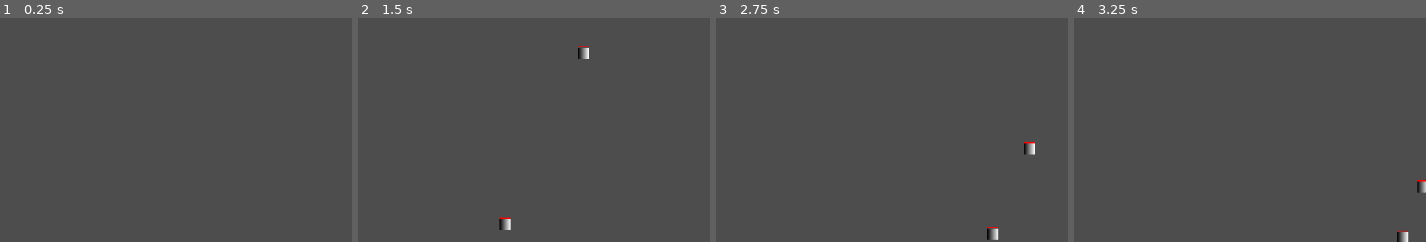
Above: before the commit, frames 1-4 (left to right).
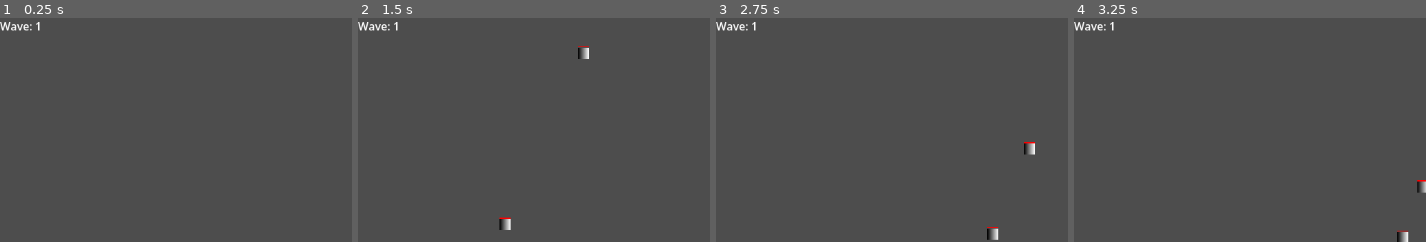
Above: after the commit, the same moments.

Repository: Blulow/majorjam
Game: Godot game, scene res://scenes/game.tscn
Two runs of this game, one before a commit and one after it. Both use one fixed random seed, a clock stepped at 60 frames per second and the inputs below.
Inputs:
- Up to frame 1 (0.25 s): no input
- Up to frame 2 (1.5 s): hold Right (right) from 0.53 s (still down); tap Shift (dash) at 0.6, 1.35 s; tap Up (up) at 0.77 s
- Up to frame 3 (2.75 s): tap Up (up) at 1.52 s; release Right (right) at 2.03 s; hold Left (left) from 2.03 s (still down); tap Shift (dash) at 2.1 s
- Up to frame 4 (3.25 s): release Left (left) at 2.78 s; hold Right (right) from 2.78 s (still down); tap Shift (dash) at 2.85 s; tap Up (up) at 3.02 s
The pictures show only the part of the screen within x 0-50%, y 0-50%; the shares and areas given below are measured in that part.

The runs differ from the first frame. In frame 1, 0.2% of the frame differs, in the area x 0-12%, y 1-6%; in frame 2, 0.2%; in frame 3, 0.2%; in frame 4, 0.2%.

Commit message:
add: wave label

Diff:
--- a/scenes/game.tscn
+++ b/scenes/game.tscn
@@ -10,11 +10,21 @@
 [ext_resource type="Script" uid="uid://ie2sruuvnn2a" path="res://scripts/wave_manager.gd" id="8_gee14"]
 [ext_resource type="Script" uid="uid://evrwgbfuh4eb" path="res://scripts/wave_patterns/wave_pattern.gd" id="9_vtaks"]
 [ext_resource type="Resource" uid="uid://bdlckvp1g8po0" path="res://assets/resources/wave_patterns/wave_1.tres" id="10_kvpfn"]
+[ext_resource type="Script" uid="uid://ddx3257dph5nn" path="res://scripts/game_menu.gd" id="11_kvpfn"]
 
 [node name="Game" type="Node2D" unique_id=1213886240]
 
 [node name="Camera2D" type="Camera2D" parent="." unique_id=3078971]
 zoom = Vector2(0.5, 0.5)
+
+[node name="CanvasLayer" type="CanvasLayer" parent="." unique_id=1201282571 node_paths=PackedStringArray("wave_manager")]
+script = ExtResource("11_kvpfn")
+wave_manager = NodePath("../WaveManager")
+
+[node name="WaveLabel" type="Label" parent="CanvasLayer" unique_id=1563016323]
+offset_right = 40.0
+offset_bottom = 23.0
+text = "Wave: 9999"
 
 [node name="Arena" type="Node2D" parent="." unique_id=1321402845]
 
--- /dev/null
+++ b/scripts/game_menu.gd
@@ -0,0 +1,11 @@
+extends CanvasLayer
+
+@export var wave_manager: WaveManager
+
+@onready var wave_label: Label = $WaveLabel
+
+func _ready() -> void:
+	wave_manager.wave_start.connect(_on_wave_start)
+
+func _on_wave_start(wave_n: int):
+	wave_label.text = "Wave: " + str(wave_n)
--- a/scripts/wave_manager.gd
+++ b/scripts/wave_manager.gd
@@ -3,6 +3,8 @@
 
 @export var wave_patterns: Array[WavePattern]
 @export var enemy_spawner: EnemySpawner
+
+signal wave_start(wave_n)
 
 var wave_pattern: WavePattern
 var wave_n: int
@@ -32,3 +34,5 @@
 	enemy_spawner.pool = wave_pattern.pool
 	enemy_spawner.stat_modifier = wave_pattern.stat_modifier
 	enemy_spawner.active = active
+
+	wave_start.emit(wave_n)
Not shown, added: scripts/game_menu.gd.uid
